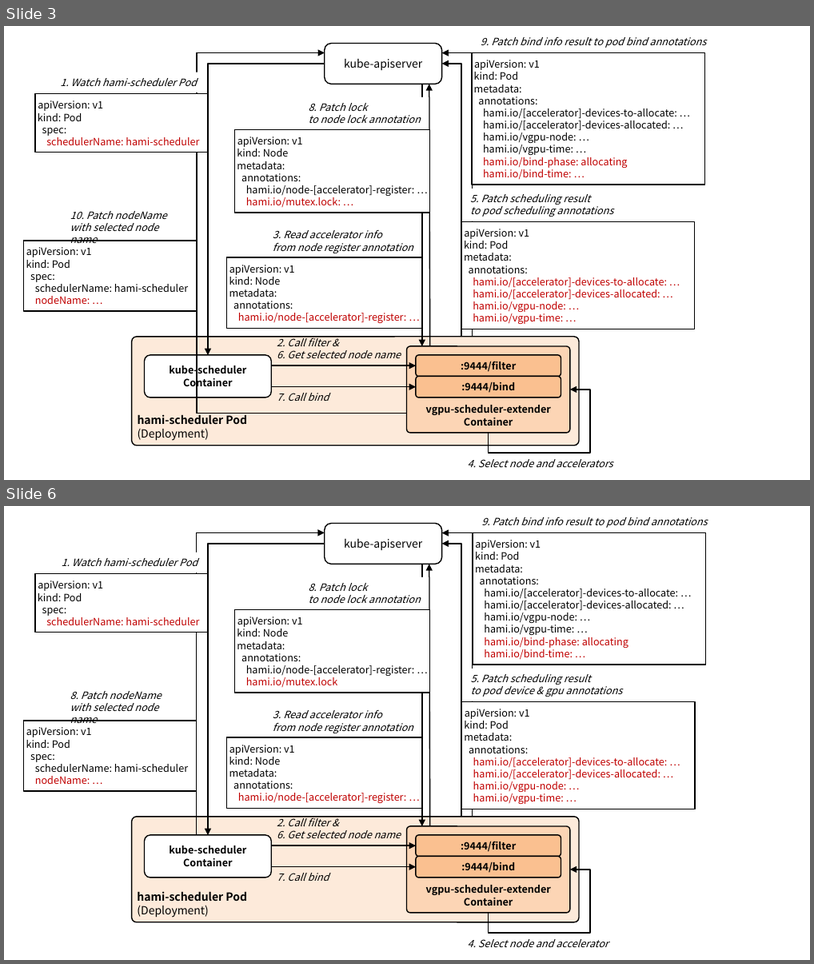
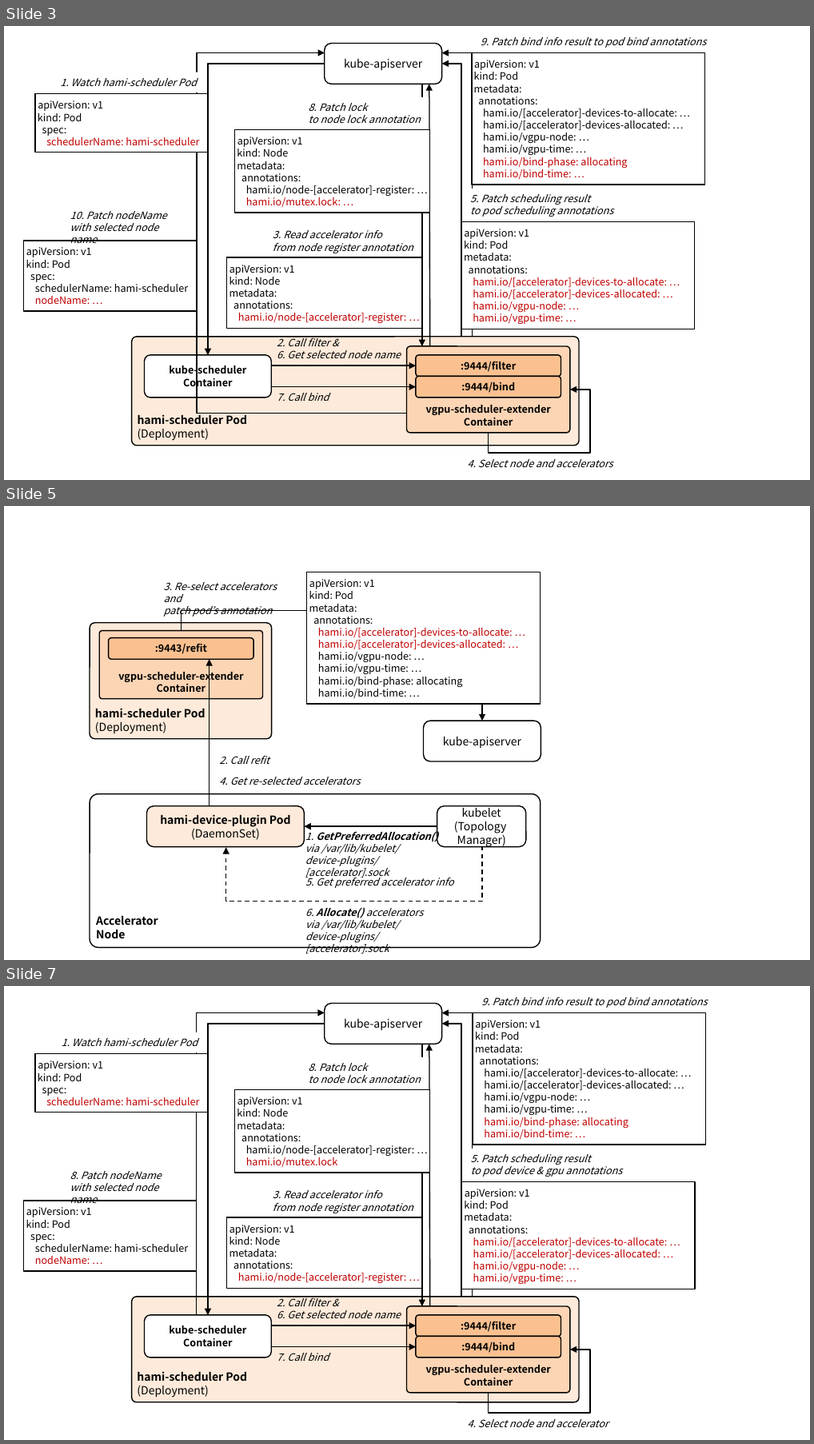
Before and after one commit to ssup2/blog-software, a slide deck: content/docs/theory-analysis/kubernetes-hami/images/images.pptx. Shown one above the other, each under a label of ours: slides 3 and 6 before the commit, slides 3, 5 and 7 after it; the slides between them are not shown. The pictures are 814x964 and 814x1444 pixels, drawn with LibreOffice and Linux fonts; fonts in the diff are those of the drawing. Boxes give left, top, right and bottom in pixels: in the first picture for what was removed or moved away, otherwise in the second. Text is boxed around its words. In the diff, an @@ line names an element or a change of style, - is before the commit and + after.

```diff
--- a/content/docs/theory-analysis/kubernetes-hami/images/images.pptx
+++ b/content/docs/theory-analysis/kubernetes-hami/images/images.pptx
@@ slide 5 added at bbox=[4, 506, 810, 960], background #FFFFFF @@
@@ rectangle added at bbox=[307, 572, 540, 704], fill #FFFFFF, outline #000000 1 pt, 9 pt, text #000000 @@
+apiVersion: v1
+kind: Pod
+metadata:
+annotations:
+hami.io/[accelerator]-devices-to-allocate: …
+hami.io/[accelerator]-devices-allocated: …
+hami.io/vgpu-node: …
+hami.io/vgpu-time: …
+hami.io/bind-phase: allocating
+hami.io/bind-time: …
@@ text added at bbox=[164, 582, 277, 617], 9 pt, text #000000, italic @@
+3. Re-select accelerators and
+patch pod’s annotation
@@ rounded rectangle added at bbox=[90, 623, 272, 739], fill #FDEADA, outline #000000 1 pt, 10 pt, text #000000, bold @@
+hami-scheduler Pod
+(Deployment)
@@ elbow arrow added from (182, 630) to (482, 720), #000000 1 pt @@
@@ rounded rectangle added at bbox=[99, 630, 263, 699], fill #FCD5B5, outline #000000 1 pt, 9 pt, text #000000, bold @@
+vgpu-scheduler-extender
+Container
@@ rounded rectangle added at bbox=[109, 637, 254, 659], fill #FAC090, outline #000000 1 pt, 9 pt, text #000000, bold @@
+:9443/refit
@@ arrow added from (210, 806) to (210, 660), #000000 1 pt @@
@@ rounded rectangle added at bbox=[423, 720, 541, 761], fill #FFFFFF, outline #000000 1 pt, 10 pt, text #000000 @@
+kube-apiserver
@@ text added at bbox=[219, 756, 270, 764], 9 pt, text #000000, italic @@
+2. Call refit
@@ rectangle added at bbox=[212, 771, 370, 791], fill #FFFFFF, 9 pt, text #000000, italic @@
+4. Get re-selected accelerators
@@ rounded rectangle added at bbox=[90, 794, 540, 947], fill #FFFFFF, outline #000000 1 pt, 10 pt, text #000000, bold @@
+Accelerator
+Node
@@ rounded rectangle added at bbox=[146, 806, 304, 846], fill #FDEADA, outline #000000 1 pt, 10 pt, text #000000, bold @@
+hami-device-plugin Pod
+(DaemonSet)
@@ rounded rectangle added at bbox=[437, 806, 526, 846], fill #FFFFFF, outline #000000 1 pt, 10 pt, text #000000 @@
+kubelet
+(Topology
+Manager)
@@ arrow added from (437, 826) to (304, 826), #000000 1 pt @@
@@ text added at bbox=[306, 828, 438, 879], 9 pt, text #000000, italic @@
+1. GetPreferredAllocation()
+via /var/lib/kubelet/
+device-plugins/[accelerator].sock
@@ elbow arrow added from (482, 846) to (226, 847), #000000 1 pt dashed @@
@@ text added at bbox=[306, 874, 454, 888], 9 pt, text #000000, italic @@
+5. Get preferred accelerator info
@@ text added at bbox=[306, 907, 423, 953], 9 pt, text #000000, italic @@
+6. Allocate() accelerators
+via /var/lib/kubelet/
+device-plugins/[accelerator].sock
@@ what was slide 6 is now slide 7 @@
```
Also in this commit, not shown: 1 slide changed, 5 other files.
